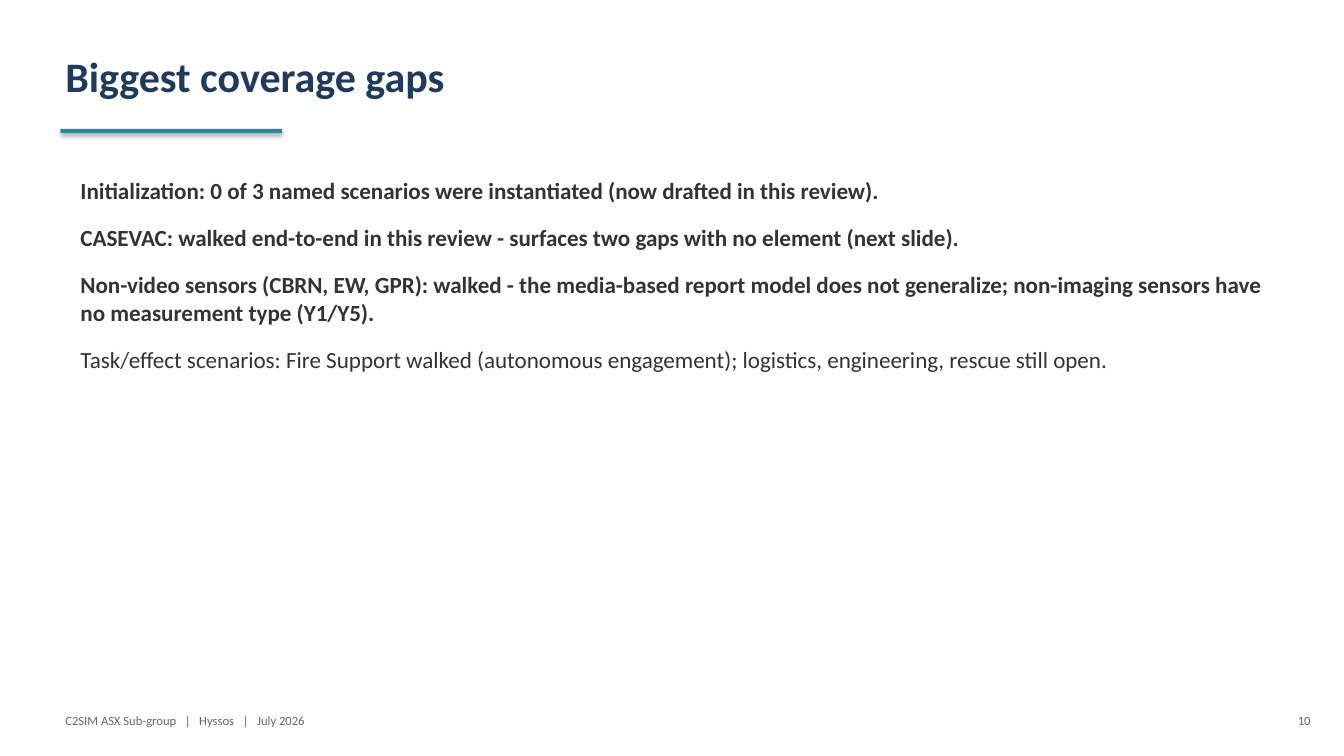
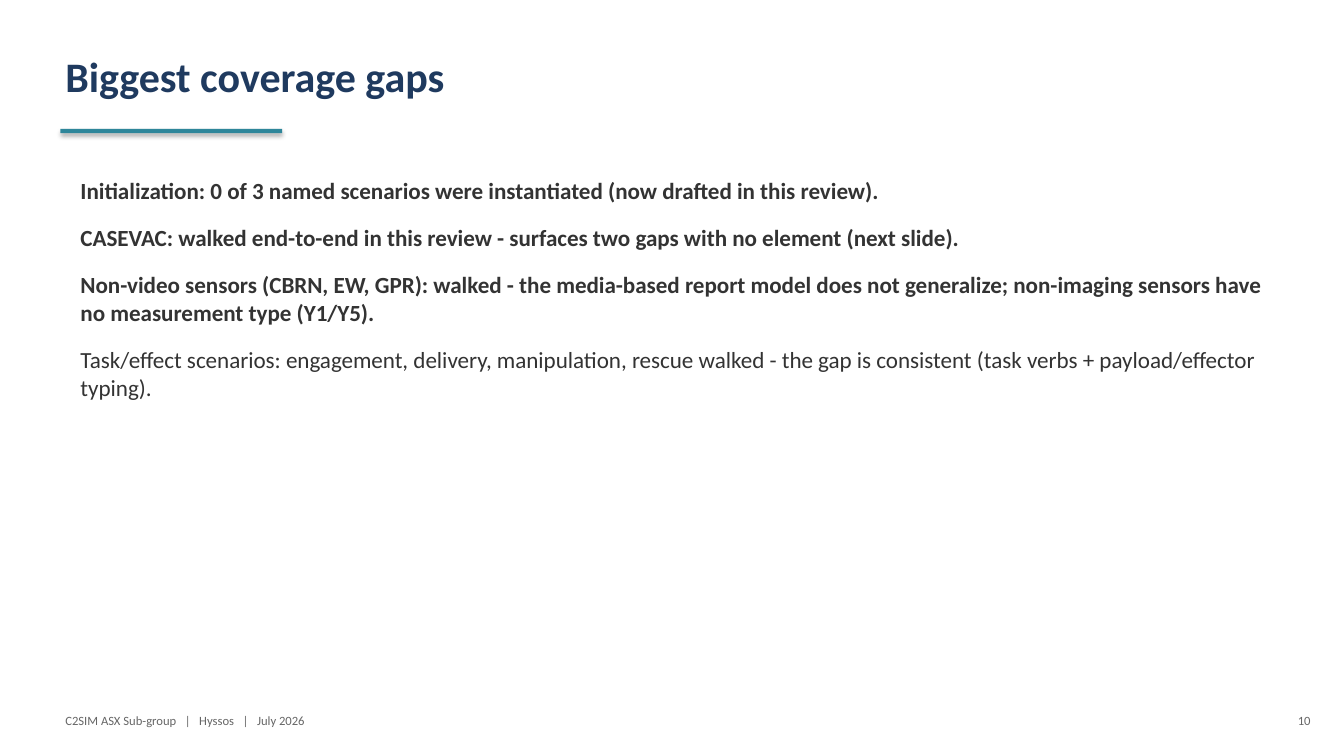
Before and after one commit to hyssostech/C2SIMArtifacts, a slide deck: slide 10 of Subgroups/ASX/InstantiationReview/ASX-Instantiation-Findings.pptx. Drawn at 1344x756 pixels with LibreOffice and Linux fonts; fonts in the diff are those of the drawing. Boxes give left, top, right and bottom in pixels: in the first picture for what was removed or moved away, otherwise in the second. Text is boxed around its words. In the diff, an @@ line names an element or a change of style, - is before the commit and + after.

```diff
--- a/Subgroups/ASX/InstantiationReview/ASX-Instantiation-Findings.pptx
+++ b/Subgroups/ASX/InstantiationReview/ASX-Instantiation-Findings.pptx
@@ text at bbox=[80, 351, 1254, 400]: text changed @@
-Task/effect scenarios: Fire Support walked (autonomous engagement); logistics, engineering, rescue still open.
+Task/effect scenarios: engagement, delivery, manipulation, rescue walked - the gap is consistent (task verbs + payload/effector typing).
```
Also in this commit, not shown: 3 other slides changed, 1 slide added, 6 other files.
